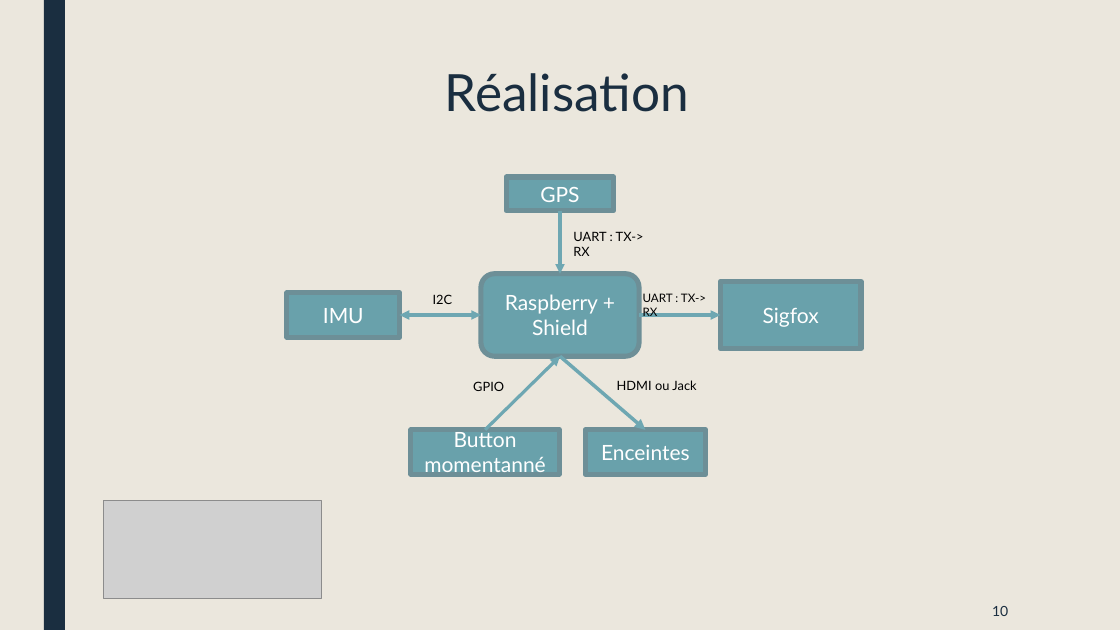
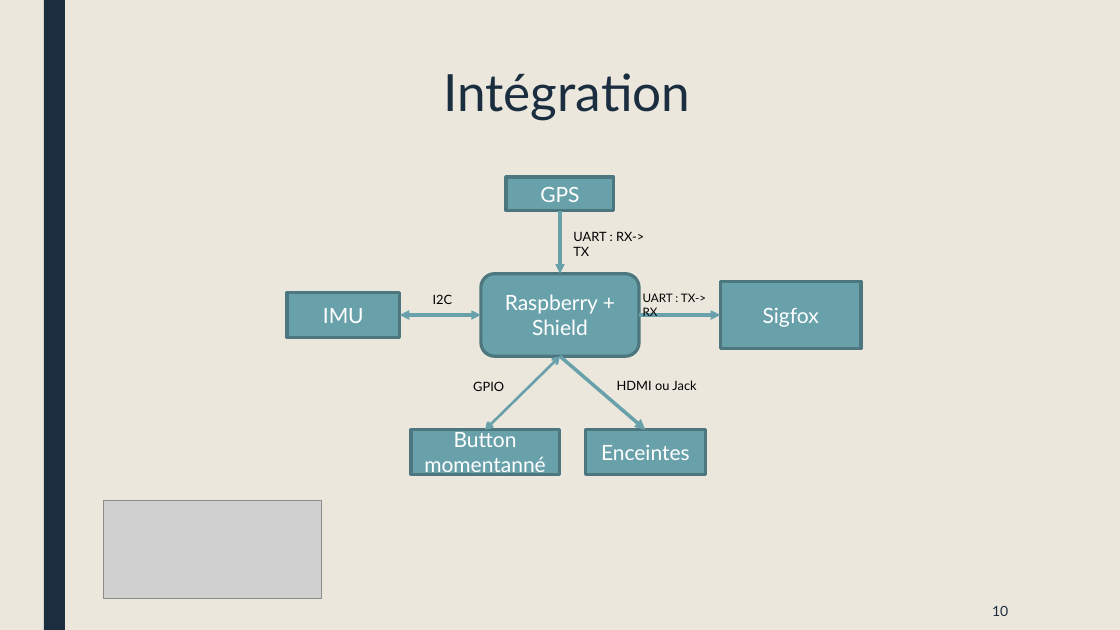
Before and after one commit to JombartOlivier/Isenprotect, a slide deck: slide 10 of Présentation/Présentation 27_02_2018.pptx. Drawn at 1120x630 pixels with LibreOffice and Linux fonts; fonts in the diff are those of the drawing; grey boxes stand for pictures. Boxes give left, top, right and bottom in pixels: in the first picture for what was removed or moved away, otherwise in the second. Text is boxed around its words. In the diff, an @@ line names an element or a change of style, - is before the commit and + after.

```diff
--- a/Présentation/Présentation 27_02_2018.pptx
+++ b/Présentation/Présentation 27_02_2018.pptx
@@ title at [443,73,690,120]: text changed @@
-Réalisation
+Intégration
@@ arrow (560, 211) - (560, 274): stroke #6FA8B2 2.75 pt to #69A1AB 2.75 pt @@
@@ text at [573,231,644,256]: text changed @@
-UART : TX-> RX
+UART : RX-> TX
@@ double arrow (400, 315) - (481, 315): stroke #6FA8B2 2.75 pt to #69A1AB 2.75 pt @@
@@ arrow (639, 315) - (720, 315): stroke #6FA8B2 2.75 pt to #69A1AB 2.75 pt @@
@@ arrow (486, 430) - (560, 356): arrow to double arrow; stroke #6FA8B2 2.75 pt to #69A1AB 2.25 pt @@
@@ arrow (560, 356) - (645, 430): stroke #6FA8B2 3 pt to #69A1AB 3 pt @@
@@ outline #6E9098 4.33 pt to #4E777F 2.75 pt in 6 elements at [481,274,639,356], [507,177,614,211], [720,281,861,349], [287,293,400,338], [586,430,706,475], [411,430,560,475] @@
```
Also in this commit, not shown: 6 other slides changed, 2 slides added, 3 slides removed, 1 other file.
